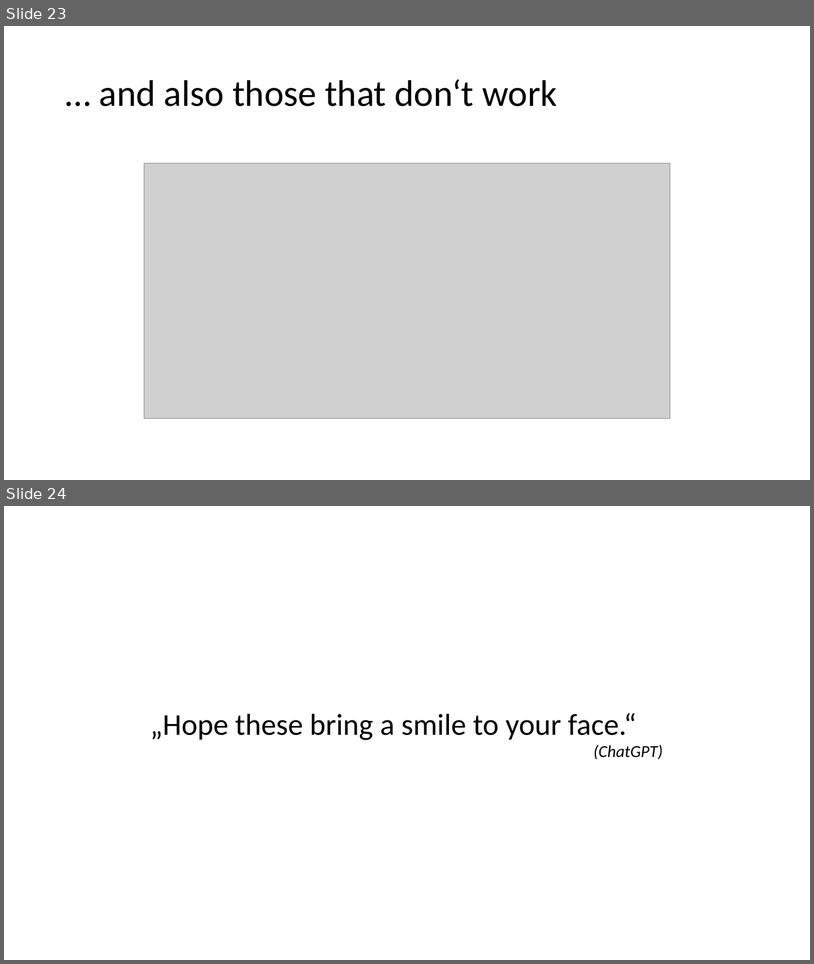
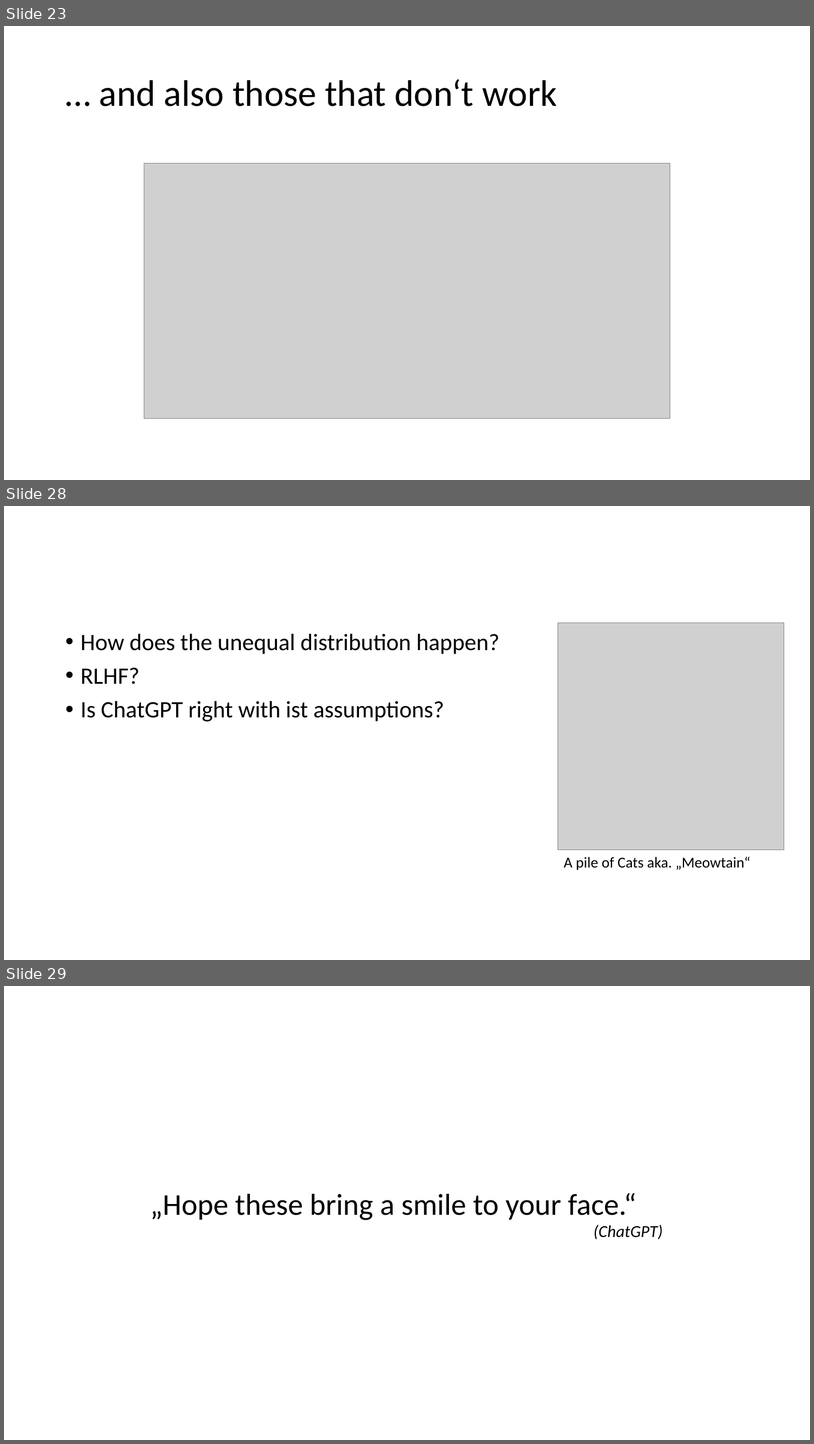
Before and after one commit to sciphie/JokeGPT, a slide deck: ChatGPT is fun –.pptm. Shown one above the other, each under a label of ours: slides 23 and 24 before the commit, slides 23, 28 and 29 after it; the slides between them are not shown. The pictures are 814x964 and 814x1444 pixels, drawn with LibreOffice and Linux fonts; fonts in the diff are those of the drawing; grey boxes stand for pictures. Boxes give left, top, right and bottom in pixels: in the first picture for what was removed or moved away, otherwise in the second. Text is boxed around its words. In the diff, an @@ line names an element or a change of style, - is before the commit and + after.

```diff
--- a/ChatGPT is fun –.pptm
+++ b/ChatGPT is fun –.pptm
@@ slide 28 added at <box>4,506,810,960</box>, background #FFFFFF @@
@@ picture added at <box>558,623,785,849</box> @@
@@ text added at <box>81,633,500,721</box>, 28 pt, text #000000 @@
+• How does the unequal distribution happen?
+• RLHF?
+• Is ChatGPT right with ist assumptions?
@@ text added at <box>564,856,751,870</box>, 18 pt, text #000000 @@
+A pile of Cats aka. „Meowtain“
@@ what was slide 24 is now slide 29 @@
```
Also in this commit, not shown: 3 slides changed, 4 other slides added, 2 other files.
